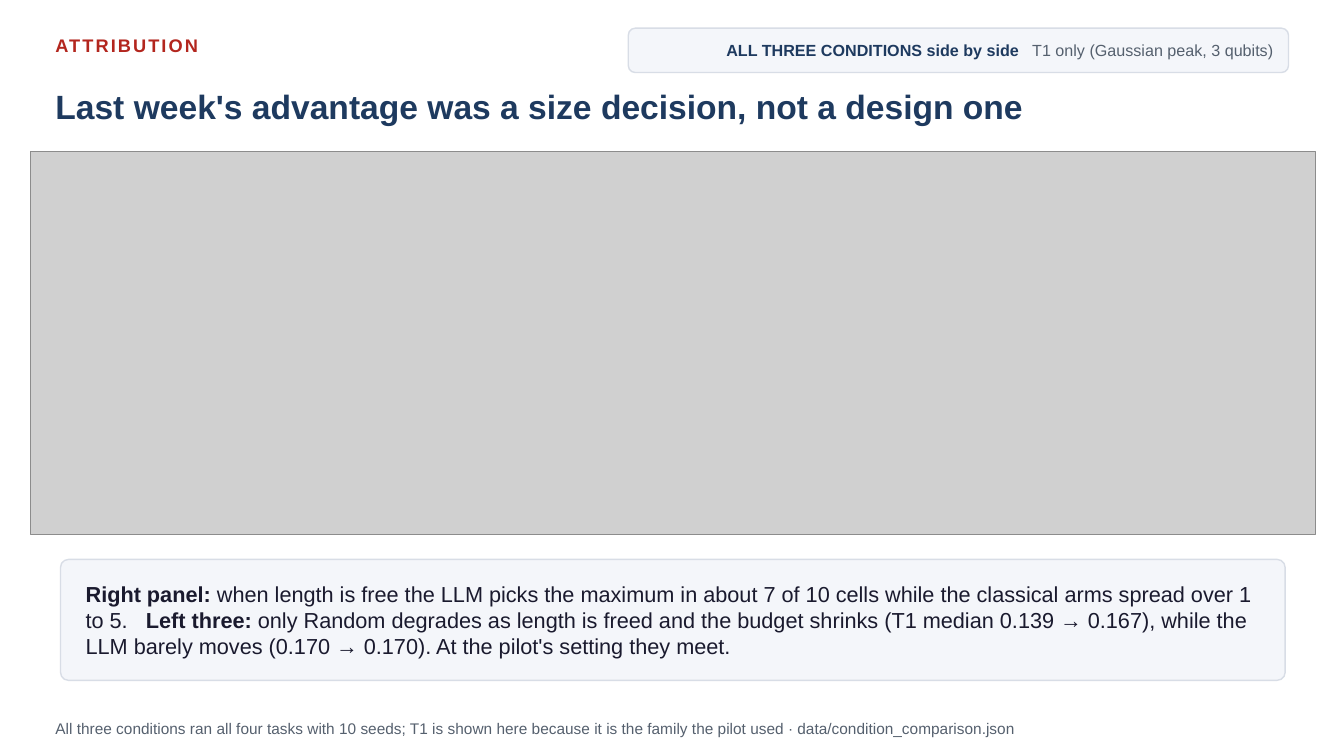
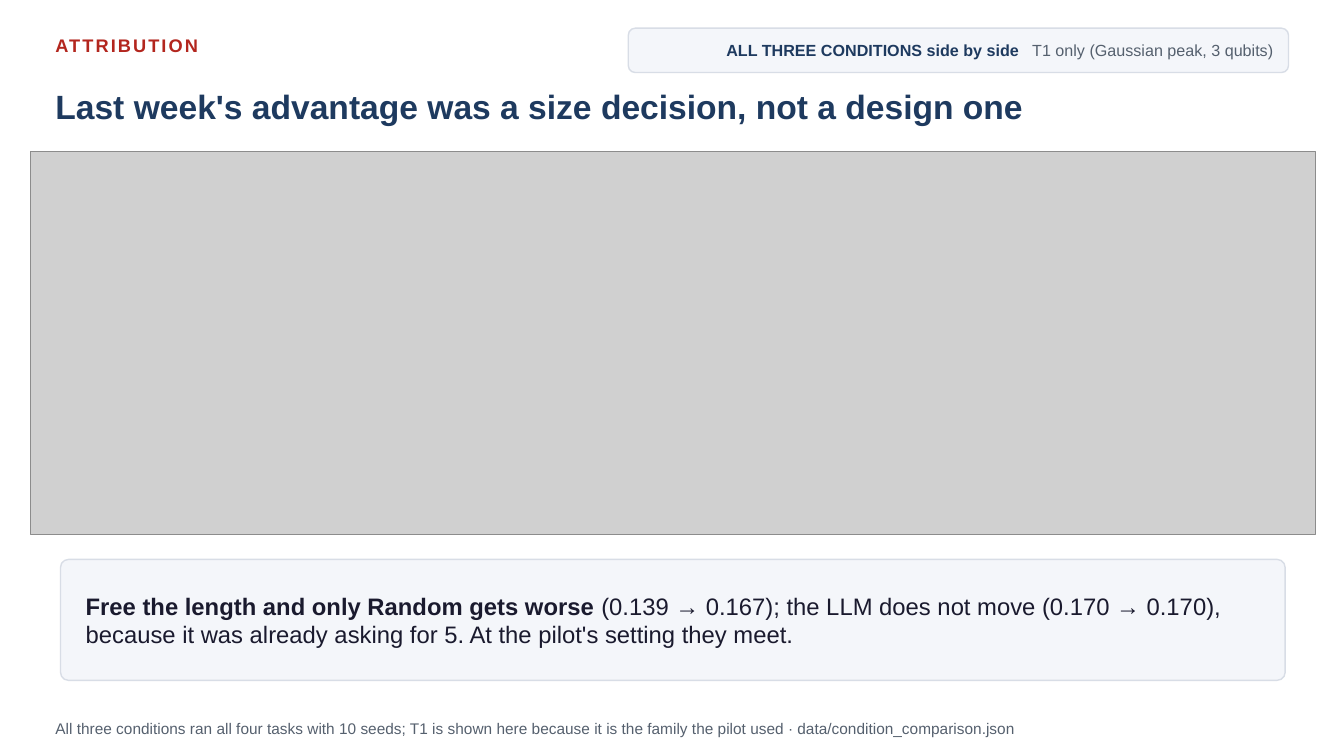
Before and after one commit to dorakingx/llm-vqc, a slide deck: slide 8 of docs/presentation/mini5/20260731_GSoC_mini5.pptx. Drawn at 1344x756 pixels with LibreOffice and Linux fonts; fonts in the diff are those of the drawing; grey boxes stand for pictures. Boxes give left, top, right and bottom in pixels: in the first picture for what was removed or moved away, otherwise in the second. Text is boxed around its words. In the diff, an @@ line names an element or a change of style, - is before the commit and + after.

```diff
--- a/docs/presentation/mini5/20260731_GSoC_mini5.pptx
+++ b/docs/presentation/mini5/20260731_GSoC_mini5.pptx
@@ text at (86,597,1221,648): text changed; size 15.5 to 17 pt @@
-Right panel: when length is free the LLM picks the maximum in about 7 of 10 cells while the classical arms spread over 1 to 5. Left three: only Random degrades as length is freed and the budget shrinks (T1 median 0.139 → 0.167), while the LLM barely moves (0.170 → 0.170). At the pilot's setting they meet.
+Free the length and only Random gets worse (0.139 → 0.167); the LLM does not move (0.170 → 0.170), because it was already asking for 5. At the pilot's setting they meet.
```
Also in this commit, not shown: 8 other slides changed, 15 other files.
